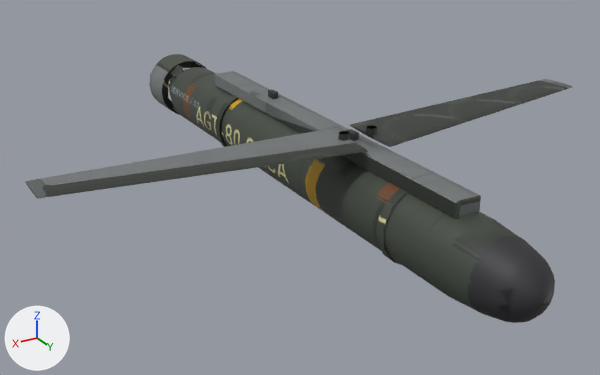
The FBX model modules/Vanguard/Assets/Models/Orca.fbx: old version first, new version second.
Before and after are seen from a 50 mm camera at (1.94, 3.14, 1.45) aimed at (0.05, -0.01, -0.13). Arrows for +X, +Y and +Z are at lower left; the lights stay in place. The older version comes first. Objects named as collision shapes, trigger or cutter boxes, shadow casters or lower levels of detail are left out. Where no turn or scale is listed for an object, it has been applied to the vertices.

Objects in the first picture: 'Dark', 'Dark_LOD1', 'Skin', 'Skin_LOD1', 'WingL', 'WingL_LOD1', 'WingR', 'WingR_LOD1'.
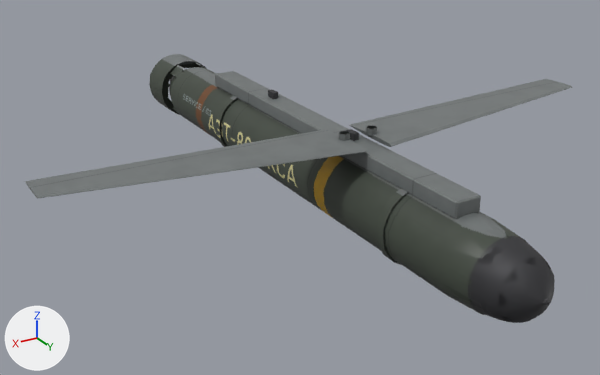
Where the change shows, as pixel boxes (x1, y1, x2, y2) in the pictures (600 x 375 px; the box of a moved part takes in the faces that stretch with it):
```json
{"part": 1, "of": "me_wingl", "change": "surface changed", "before": [350, 79, 572, 146], "after": [350, 79, 572, 146], "on screen": "lighter"}
{"part": 2, "of": "me_skin_lod1", "change": "moved or reshaped", "before": [445, 217, 519, 308], "after": [440, 217, 526, 315]}
{"part": 3, "of": "me_skin_lod1", "change": "surface changed", "before": [150, 55, 482, 242], "after": [150, 55, 482, 312]}
{"part": 4, "of": "me_skin", "change": "surface changed", "before": [149, 54, 519, 310], "after": [149, 54, 521, 252]}
{"part": 5, "of": "me_wingl_lod1", "change": "surface changed", "before": [351, 80, 571, 147], "after": [351, 80, 571, 147]}
{"part": 6, "of": "me_wingr", "change": "surface changed", "before": [25, 131, 368, 198], "after": [25, 131, 368, 198]}
{"part": 7, "of": "me_wingr_lod1", "change": "surface changed", "before": [27, 131, 367, 199], "after": [27, 131, 367, 199]}
```

The change, as JSON lines over the scene's bpy script:
```json
{"block": "me_skin", "where": "# used by ob_skin; location = (0.0, 0.0, 0.0)"}
{"op": "remove", "block": "me_skin", "code": "me_skin.from_pydata(...)  # 504 vertices, 443 faces; spans x -0.17..0.17, y -1.62..1.3, z -0.17..0.23"}
{"op": "add", "block": "me_skin", "code": "me_skin.from_pydata(...)  # 504 vertices, 558 faces; spans x -0.17..0.17, y -1.62..1.3, z -0.17..0.23"}
{"block": "me_skin", "change": "me_skin part 4: 422 kept faces spanning x -0.17..0.17, y -1.62..1.3, z -0.17..0.23 get new texture (UV) coordinates"}
{"block": "me_wingl_lod1", "where": "me_wingl_lod1.from_pydata(...)  # 22 vertices, 36 faces; spans x -1.29..0.014, y -0.222..0.16, z -0.009..0.035"}
{"block": "me_wingl_lod1", "where": "# used by ob_wingl_lod1; location = (-0.06, 0.39, 0.24)"}
{"block": "me_wingl_lod1", "change": "me_wingl_lod1 part 5: 32 kept faces spanning x -1.29..0.014, y -0.222..0.16, z -0.009..0.035 get new texture (UV) coordinates"}
{"block": "me_skin_lod1", "where": "# used by ob_skin_lod1; location = (0.0, 0.0, 0.0)"}
{"op": "remove", "block": "me_skin_lod1", "code": "me_skin_lod1.from_pydata(...)  # 220 vertices, 404 faces; spans x -0.17..0.17, y -1.62..1.3, z -0.17..0.22"}
{"op": "add", "block": "me_skin_lod1", "code": "me_skin_lod1.from_pydata(...)  # 218 vertices, 412 faces; spans x -0.17..0.17, y -1.62..1.3, z -0.17..0.22"}
{"block": "me_skin_lod1", "change": "me_skin_lod1 part 2: 2 vertices moved from x -0.14..0.06, y 1.3, z -0.14..0.04 to x -0.14..0.08, y 1.3, z -0.13..0.06; 9 vertices removed from x -0.12..0.14, y 1.3, z -0.13..0.15; 5 vertices added at x -0.1..0.14, y 1.3, z -0.11..0.15"}
{"block": "me_skin_lod1", "change": "me_skin_lod1 part 3: 333 kept faces spanning x -0.17..0.17, y -1.62..1.3, z -0.17..0.22 get new texture (UV) coordinates"}
{"block": "me_skin_lod1", "change": "other edits to the shape of me_skin_lod1 do not show in these pictures"}
{"block": "me_wingr", "where": "# used by ob_wingr; location = (0.06, 0.39, 0.24)"}
{"op": "remove", "block": "me_wingr", "code": "me_wingr.from_pydata(...)  # 48 vertices, 28 faces; spans x -0.014..1.29, y -0.22..0.16, z -0.01..0.035"}
{"op": "add", "block": "me_wingr", "code": "me_wingr.from_pydata(...)  # 48 vertices, 64 faces; spans x -0.014..1.29, y -0.22..0.16, z -0.01..0.035"}
{"block": "me_wingr", "change": "me_wingr part 6: 24 kept faces spanning x -0.014..1.29, y -0.22..0.16, z -0.01..0.035 get new texture (UV) coordinates"}
{"block": "me_wingl", "where": "# used by ob_wingl; location = (-0.06, 0.39, 0.24)"}
{"op": "remove", "block": "me_wingl", "code": "me_wingl.from_pydata(...)  # 48 vertices, 28 faces; spans x -1.29..0.014, y -0.22..0.16, z -0.01..0.035"}
{"op": "add", "block": "me_wingl", "code": "me_wingl.from_pydata(...)  # 48 vertices, 64 faces; spans x -1.29..0.014, y -0.22..0.16, z -0.01..0.035"}
{"block": "me_wingl", "change": "me_wingl part 1: 24 kept faces spanning x -1.29..0.014, y -0.22..0.16, z -0.01..0.035 get new texture (UV) coordinates"}
{"block": "me_wingr_lod1", "where": "me_wingr_lod1.from_pydata(...)  # 22 vertices, 36 faces; spans x -0.014..1.29, y -0.219..0.16, z -0.008..0.035"}
{"block": "me_wingr_lod1", "where": "# used by ob_wingr_lod1; location = (0.06, 0.39, 0.24)"}
{"block": "me_wingr_lod1", "change": "me_wingr_lod1 part 7: 32 kept faces spanning x -0.014..1.29, y -0.219..0.16, z -0.008..0.035 get new texture (UV) coordinates"}
```
